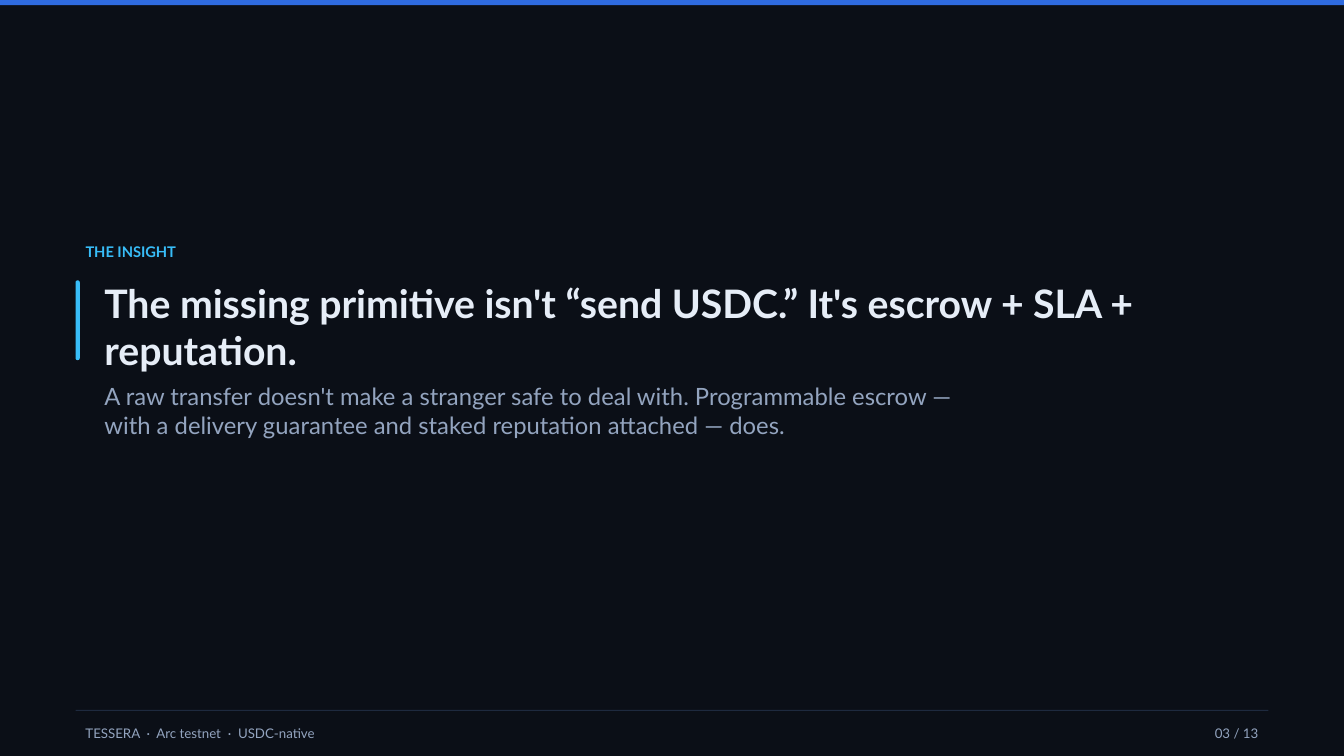
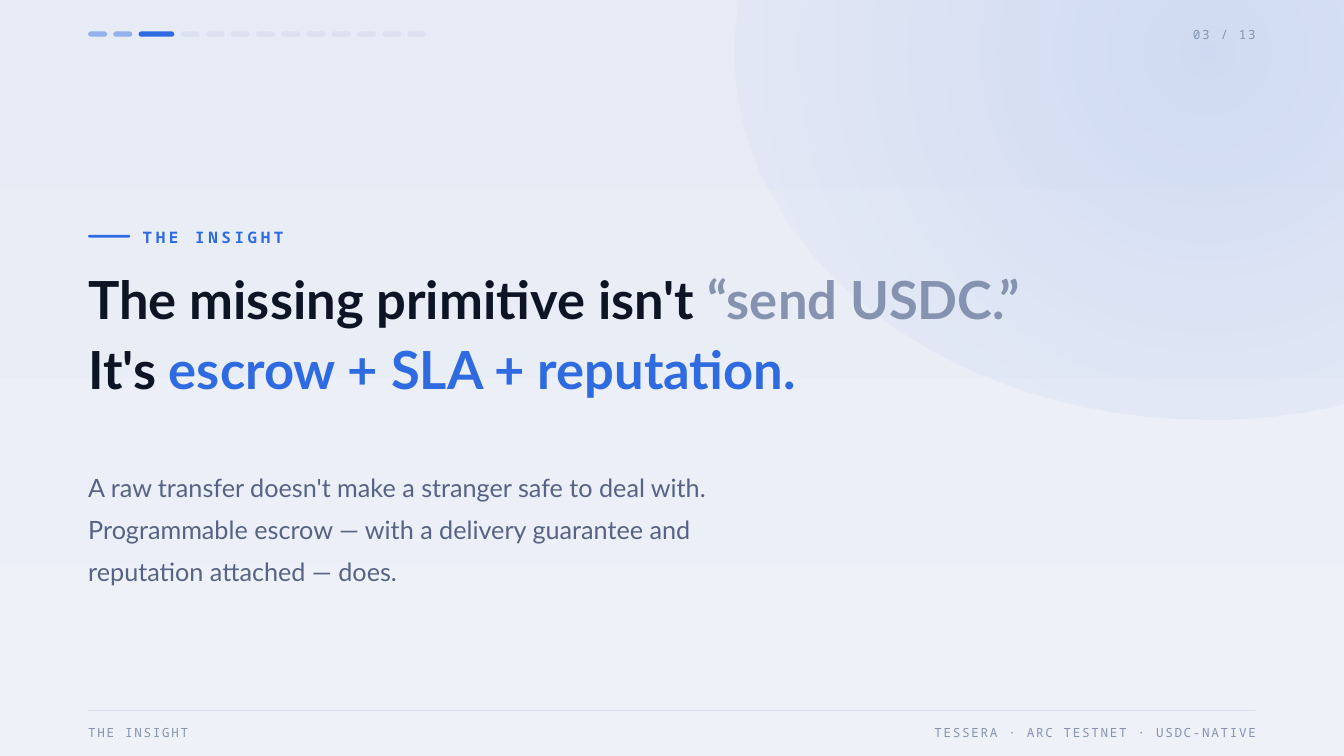
Before and after one commit to rgdtnhat/arc, a slide deck: slide 3 of docs/deck.pptx. Drawn at 1344x756 pixels with LibreOffice and Linux fonts; fonts in the diff are those of the drawing. Boxes give left, top, right and bottom in pixels: in the first picture for what was removed or moved away, otherwise in the second. Text is boxed around its words. In the diff, an @@ line names an element or a change of style, - is before the commit and + after.

```diff
--- a/docs/deck.pptx
+++ b/docs/deck.pptx
@@ rectangle removed at [0,0,1344,5] @@
@@ rectangle added at [0,0,1344,756], fill gradient #E7EBF5 to #EEF1F8 @@
@@ text "03 / 13": place and size @@
-text "03 / 13" at [1215,728,1258,738]
+text "03 / 13" at [1193,30,1256,39]
@@ text "03 / 13" at [1193,30,1256,39]: size 9.5 to 9 pt, font Lato to Noto Sans Mono, text colour #93A4BF to #8593B0, letter spacing 0 to 1.2 pt @@
@@ ellipse added at [735,0,1344,420], fill gradient #2F6BE0 @@
@@ rounded rectangle added at [89,31,108,36], fill #2F6BE0 at 45% opacity @@
@@ rounded rectangle added at [113,31,132,36], fill #2F6BE0 at 45% opacity @@
@@ rounded rectangle added at [139,31,174,36], fill #2F6BE0 @@
@@ rounded rectangle added at [180,31,200,36], fill #DBE1EF @@
@@ rounded rectangle added at [206,31,225,36], fill #DBE1EF @@
@@ rounded rectangle added at [231,31,250,36], fill #DBE1EF @@
@@ rounded rectangle added at [256,31,275,36], fill #DBE1EF @@
@@ rounded rectangle added at [281,31,300,36], fill #DBE1EF @@
@@ rounded rectangle added at [307,31,326,36], fill #DBE1EF @@
@@ rounded rectangle added at [332,31,351,36], fill #DBE1EF @@
@@ rounded rectangle added at [357,31,376,36], fill #DBE1EF @@
@@ rounded rectangle added at [382,31,401,36], fill #DBE1EF @@
@@ rounded rectangle added at [407,31,426,36], fill #DBE1EF @@
@@ rounded rectangle added at [89,235,131,238], fill #2F6BE0 @@
@@ text "THE INSIGHT": place and size @@
-text "THE INSIGHT" at [86,246,176,257]
+text "THE INSIGHT" at [143,231,283,243]
@@ text "THE INSIGHT" at [143,231,283,243]: size 10.5 to 11.2 pt, font Lato to Noto Sans Mono, text colour #38BDF8 to #2F6BE0, letter spacing 0 to 2.6 pt @@
@@ text "The missing primitive isn't “send ...": place and size @@
-text "The missing primitive isn't “send ..." at [104,287,1102,372]
+text "The missing primitive isn't “send ..." at [88,278,1019,398]
@@ text "The missing primitive isn't “send ..." at [88,278,1019,398]: size 28 to 37.5 pt; text colour #E6EDF7 to #0D1424 in "The missing primitive isn't It's"; text colour #E6EDF7 to #8593B0 in "“send USDC.”"; text colour #E6EDF7 to #2F6BE0 in "escrow + SLA + reputation."; line spacing 1 to 1.12 @@
@@ rounded rectangle removed at [76,280,80,360] @@
@@ text at [88,478,706,586]: text changed; size 17 to 18 pt; text colour #93A4BF to #566384 @@
-A raw transfer doesn't make a stranger safe to deal with. Programmable escrow — with a delivery guarantee and staked reputation attached — does.
+A raw transfer doesn't make a stranger safe to deal with. Programmable escrow — with a delivery guarantee and reputation attached — does.
@@ rectangle: place and size @@
-rectangle at [76,710,1268,711]
+rectangle at [89,710,1256,711]
@@ rectangle at [89,710,1256,711]: fill #1E2A3F to #DBE1EF @@
@@ text added at [88,728,188,737], 9 pt, text #8593B0 @@
+THE INSIGHT
@@ text at [934,728,1256,737]: text changed; size 9.5 to 9 pt; font Lato to Noto Sans Mono; text colour #93A4BF to #8593B0 @@
-TESSERA · Arc testnet · USDC-native
+TESSERA · ARC TESTNET · USDC-NATIVE
```
Also in this commit, not shown: 9 other slides changed, 3 slides added, 3 slides removed, 6 other files.
